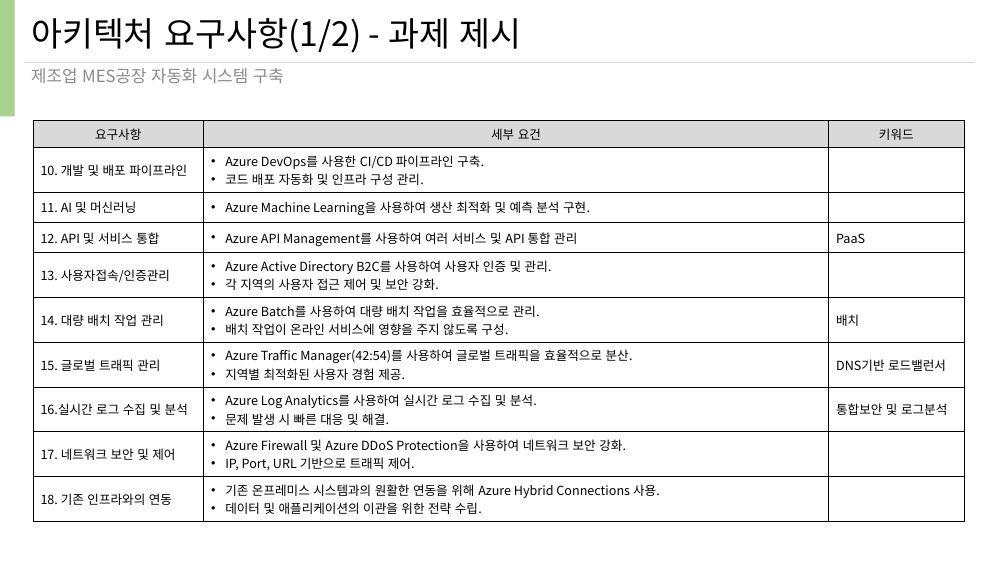
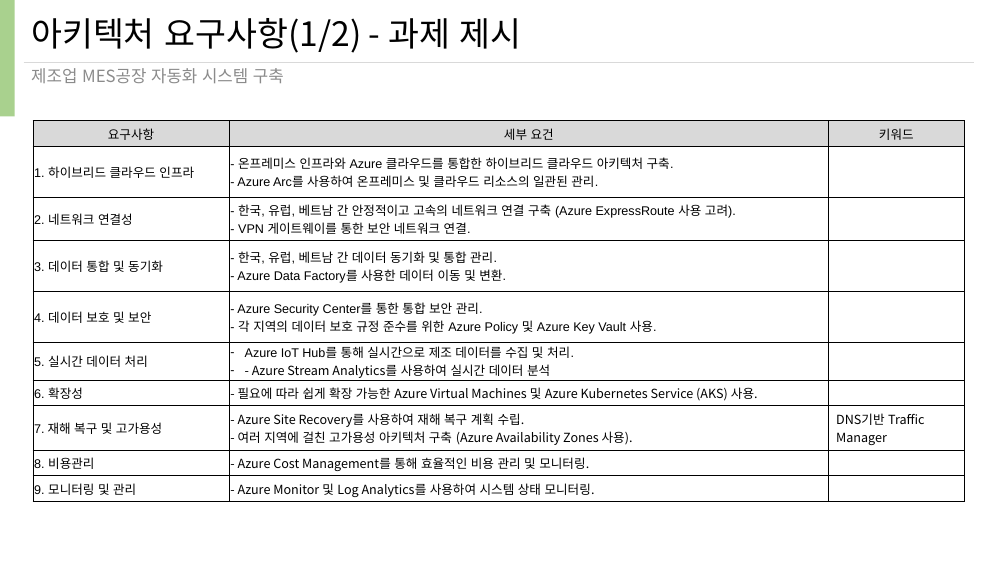
Before and after one commit to dhlee702/AICT, a slide deck: slide 2 of 구성도포함_제조업 MES 시스템 Azure cloud구현 방안.pptx. Drawn at 1008x567 pixels with LibreOffice and Linux fonts; fonts in the diff are those of the drawing. Boxes give left, top, right and bottom in pixels: in the first picture for what was removed or moved away, otherwise in the second. Text is boxed around its words. In the diff, an @@ line names an element or a change of style, - is before the commit and + after.

```diff
--- a/구성도포함_제조업 MES 시스템 Azure cloud구현 방안.pptx
+++ b/구성도포함_제조업 MES 시스템 Azure cloud구현 방안.pptx
@@ table at box(33, 121, 965, 501) @@
-row 2, column 1: 10. 개발 및 배포 파이프라인
+row 2, column 1: 1. 하이브리드 클라우드 인프라
-row 2, column 2: Azure DevOps를 사용한 CI/CD 파이프라인 구축. / 코드 배포 자동화 및 인프라 구성 관리.
+row 2, column 2: - 온프레미스 인프라와 Azure 클라우드를 통합한 하이브리드 클라우드 아키텍처 구축. / - Azure Arc를 사용하여 온프레미스 및 클라우드 리소스의 일관된 관리.
-row 3, column 1: 11. AI 및 머신러닝
+row 3, column 1: 2. 네트워크 연결성
-row 3, column 2: Azure Machine Learning을 사용하여 생산 최적화 및 예측 분석 구현.
+row 3, column 2: - 한국, 유럽, 베트남 간 안정적이고 고속의 네트워크 연결 구축 (Azure ExpressRoute 사용 고려). / - VPN 게이트웨이를 통한 보안 네트워크 연결.
-row 4: 12. API 및 서비스 통합 | Azure API Management를 사용하여 여러 서비스 및 API 통합 관리 | PaaS
+row 4: 3. 데이터 통합 및 동기화 | - 한국, 유럽, 베트남 간 데이터 동기화 및 통합 관리. / - Azure Data Factory를 사용한 데이터 이동 및 변환. | 
-row 5, column 1: 13. 사용자접속/인증관리
+row 5, column 1: 4. 데이터 보호 및 보안
-row 5, column 2: Azure Active Directory B2C를 사용하여 사용자 인증 및 관리. / 각 지역의 사용자 접근 제어 및 보안 강화.
+row 5, column 2: - Azure Security Center를 통한 통합 보안 관리. / - 각 지역의 데이터 보호 규정 준수를 위한 Azure Policy 및 Azure Key Vault 사용.
-row 6: 14. 대량 배치 작업 관리 | Azure Batch를 사용하여 대량 배치 작업을 효율적으로 관리. / 배치 작업이 온라인 서비스에 영향을 주지 않도록 구성. | 배치
+row 6: 5. 실시간 데이터 처리 | Azure IoT Hub를 통해 실시간으로 제조 데이터를 수집 및 처리. / - Azure Stream Analytics를 사용하여 실시간 데이터 분석 | 
-row 7: 15. 글로벌 트래픽 관리 | Azure Traffic Manager(42:54)를 사용하여 글로벌 트래픽을 효율적으로 분산. / 지역별 최적화된 사용자 경험 제공. | DNS기반 로드밸런서
+row 7: 6. 확장성 | - 필요에 따라 쉽게 확장 가능한 Azure Virtual Machines 및 Azure Kubernetes Service (AKS) 사용. | 
-row 8: 16.실시간 로그 수집 및 분석 | Azure Log Analytics를 사용하여 실시간 로그 수집 및 분석. / 문제 발생 시 빠른 대응 및 해결. | 통합보안 및 로그분석
+row 8: 7. 재해 복구 및 고가용성 | - Azure Site Recovery를 사용하여 재해 복구 계획 수립. / - 여러 지역에 걸친 고가용성 아키텍처 구축 (Azure Availability Zones 사용). | DNS기반 Traffic Manager
-row 9, column 1: 17. 네트워크 보안 및 제어
+row 9, column 1: 8. 비용관리
-row 9, column 2: Azure Firewall 및 Azure DDoS Protection을 사용하여 네트워크 보안 강화. / IP, Port, URL 기반으로 트래픽 제어.
+row 9, column 2: - Azure Cost Management를 통해 효율적인 비용 관리 및 모니터링.
-row 10, column 1: 18. 기존 인프라와의 연동
+row 10, column 1: 9. 모니터링 및 관리
-row 10, column 2: 기존 온프레미스 시스템과의 원활한 연동을 위해 Azure Hybrid Connections 사용. / 데이터 및 애플리케이션의 이관을 위한 전략 수립.
+row 10, column 2: - Azure Monitor 및 Log Analytics를 사용하여 시스템 상태 모니터링.
```
